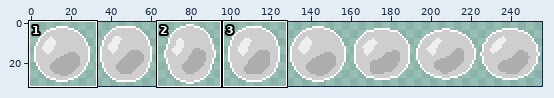
File history of a sprite sheet, Assets/Item/Bubble/Bubble_animation-Sheet.png. Above: a wide view before the commit, with the close-up outlined.
Close-up. As it was:
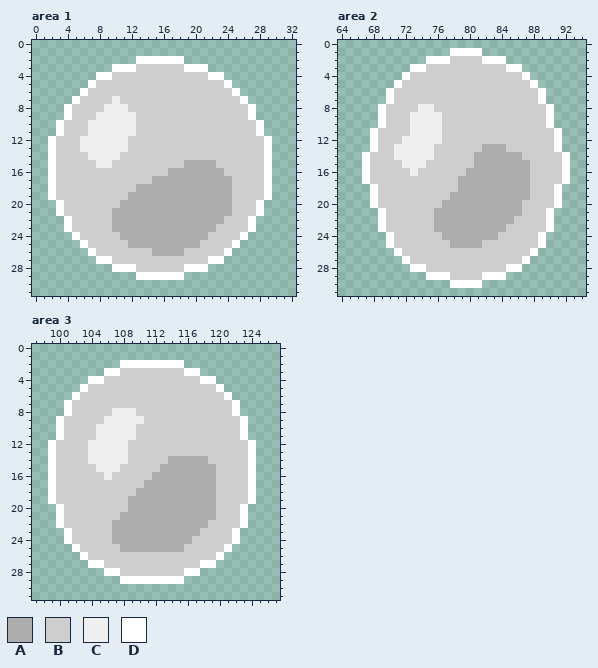
The file is 256x32 pixels. Shown: area 1: x 0..32, y 0..31; area 2: x 64..94, y 0..31; area 3: x 97..127, y 0..31. The commit also changed other parts of the picture, which this record leaves out.
Palette (. is transparent): A #adadad  B #cecece  C #efefef  D #ffffff
Pixels before, area 1, first column x 2:
 2 ...........DDDDDD...........
 3 ........DDDBBBBBBDDD........
 4 ......DDBBBBBBBBBBBBDD......
 5 .....DBBBBBBBBBBBBBBBBD.....
 6 ....DBBBBBBBBBBBBBBBBBBD....
 7 ...DBBBBCBBBBBBBBBBBBBBBD...
 8 ..DBBBBCCCBBBBBBBBBBBBBBBD..
 9 ..DBBBCCCCCBBBBBBBBBBBBBBD..
10 .DBBBCCCCCCBBBBBBBBBBBBBBBD.
11 .DBBBCCCCCCBBBBBBBBBBBBBBBD.
12 DBBBCCCCCCBBBBBBBBBBBBBBBBBD
13 DBBBCCCCCCBBBBBBBBBBBBBBBBBD
14 DBBBBCCCCBBBBBBBBBBBBBBBBBBD
15 DBBBBBCCBBBBBBBBBAAAABBBBBBD
16 DBBBBBBBBBBBBBBAAAAAAABBBBBD
17 DBBBBBBBBBBBBAAAAAAAAAABBBBD
18 DBBBBBBBBBBAAAAAAAAAAAABBBBD
19 DBBBBBBBBBAAAAAAAAAAAAABBBBD
20 .DBBBBBBBAAAAAAAAAAAAAABBBD.
21 .DBBBBBBAAAAAAAAAAAAAAABBBD.
22 ..DBBBBBAAAAAAAAAAAAAABBBD..
23 ..DBBBBBAAAAAAAAAAAAABBBBD..
24 ...DBBBBBAAAAAAAAAAABBBBD...
25 ....DBBBBBAAAAAAAAABBBBD....
26 .....DBBBBBBBAAAABBBBBD.....
27 ......DDBBBBBBBBBBBBDD......
28 ........DDDBBBBBBDDD........
29 ...........DDDDDD...........
Pixels before, area 2, first column x 67:
 1 ...........DDDD...........
 2 ........DDDBBBBDDD........
 3 ......DDBBBBBBBBBBDD......
 4 .....DBBBBBBBBBBBBBBD.....
 5 ....DBBBBBBBBBBBBBBBBD....
 6 ...DBBBBBBBBBBBBBBBBBBD...
 7 ...DBBBBBBBBBBBBBBBBBBD...
 8 ..DBBBBCCBBBBBBBBBBBBBBD..
 9 ..DBBBCCCCBBBBBBBBBBBBBD..
10 ..DBBBCCCCBBBBBBBBBBBBBD..
11 .DBBBBCCCCBBBBBBBBBBBBBBD.
12 .DBBBCCCCCBBBBBBBBBBBBBBD.
13 .DBBCCCCCBBBBBBAAABBBBBBD.
14 DBBBCCCCCBBBBBAAAAAABBBBBD
15 DBBBBCCCBBBBBBAAAAAAABBBBD
16 DBBBBBCBBBBBBAAAAAAAABBBBD
17 DBBBBBBBBBBBAAAAAAAAABBBBD
18 .DBBBBBBBBBBAAAAAAAAABBBD.
19 .DBBBBBBBBBAAAAAAAAAABBBD.
20 .DBBBBBBBBAAAAAAAAAABBBBD.
21 ..DBBBBBBAAAAAAAAAAABBBD..
22 ..DBBBBBBAAAAAAAAAABBBBD..
23 ..DBBBBBBAAAAAAAAABBBBBD..
24 ...DBBBBBBAAAAAAABBBBBD...
25 ...DBBBBBBBAAAABBBBBBBD...
26 ....DBBBBBBBBBBBBBBBBD....
27 .....DBBBBBBBBBBBBBBD.....
28 ......DDBBBBBBBBBBDD......
29 ........DDDBBBBDDD........
30 ...........DDDD...........
Pixels before, area 3, first column x 99:
 2 .........DDDDDDDD.........
 3 .......DDBBBBBBBBDD.......
 4 .....DDBBBBBBBBBBBBDD.....
 5 ....DBBBBBBBBBBBBBBBBD....
 6 ...DBBBBBBBBBBBBBBBBBBD...
 7 ..DBBBBBBBBBBBBBBBBBBBBD..
 8 ..DBBBBBCCCBBBBBBBBBBBBD..
 9 .DBBBBBCCCCCBBBBBBBBBBBBD.
10 .DBBBBCCCCCBBBBBBBBBBBBBD.
11 .DBBBBCCCCCBBBBBBBBBBBBBD.
12 DBBBBCCCCCBBBBBBBBBBBBBBBD
13 DBBBBCCCCCBBBBBBBBBBBBBBBD
14 DBBBBCCCCCBBBBBAAAAABBBBBD
15 DBBBBBCCCBBBBBAAAAAAABBBBD
16 DBBBBBBCBBBBBAAAAAAAABBBBD
17 DBBBBBBBBBBBAAAAAAAAABBBBD
18 DBBBBBBBBBBAAAAAAAAAABBBBD
19 DBBBBBBBBBAAAAAAAAAAABBBBD
20 .DBBBBBBBBAAAAAAAAAAABBBD.
21 .DBBBBBBBAAAAAAAAAAAABBBD.
22 .DBBBBBBAAAAAAAAAAAABBBBD.
23 ..DBBBBBAAAAAAAAAAABBBBD..
24 ..DBBBBBAAAAAAAAAABBBBBD..
25 ...DBBBBBAAAAAAAABBBBBD...
26 ....DBBBBBBBBBBBBBBBBD....
27 .....DDBBBBBBBBBBBBDD.....
28 .......DDBBBBBBBBDD.......
29 .........DDDDDDDD.........
Now the later version:
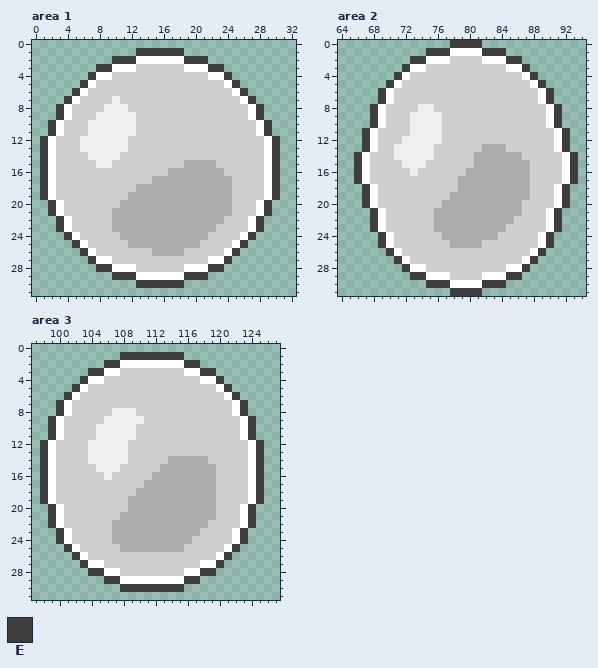
Colours new in this view: E #3e3e3e
Edits made:
Changed rows in their new state; - is an unchanged pixel.
Area 1:
first column x 1:
 1 ------------EEEEEE------------
 2 ---------EEE------EEE---------
 3 -------EE------------EE-------
 4 ------E----------------E------
 5 -----E------------------E-----
 6 ----E--------------------E----
 7 ---E----------------------E---
 8 --E------------------------E--
 9 --E------------------------E--
10 -E--------------------------E-
11 -E--------------------------E-
12 E----------------------------E
13 E----------------------------E
14 E----------------------------E
15 E----------------------------E
16 E----------------------------E
17 E----------------------------E
18 E----------------------------E
19 E----------------------------E
20 -E--------------------------E-
21 -E--------------------------E-
22 --E------------------------E--
23 --E------------------------E--
24 ---E----------------------E---
25 ----E--------------------E----
26 -----E------------------E-----
27 ------E----------------E------
28 -------EE------------EE-------
29 ---------EEE------EEE---------
30 ------------EEEEEE------------
Area 2:
first column x 66:
 0 ------------EEEE------------
 1 ---------EEE----EEE---------
 2 -------EE----------EE-------
 3 ------E--------------E------
 4 -----E----------------E-----
 5 ----E------------------E----
 6 ---E--------------------E---
 7 ---E--------------------E---
 8 --E----------------------E--
 9 --E----------------------E--
10 --E----------------------E--
11 -E------------------------E-
12 -E------------------------E-
13 -E------------------------E-
14 E--------------------------E
15 E--------------------------E
16 E--------------------------E
17 E--------------------------E
18 -E------------------------E-
19 -E------------------------E-
20 -E------------------------E-
21 --E----------------------E--
22 --E----------------------E--
23 --E----------------------E--
24 ---E--------------------E---
25 ---E--------------------E---
26 ----E------------------E----
27 -----E----------------E-----
28 ------E--------------E------
29 -------EE----------EE-------
30 ---------EEE----EEE---------
31 ------------EEEE------------
Area 3:
first column x 98:
 1 ----------EEEEEEEE----------
 2 --------EE--------EE--------
 3 ------EE------------EE------
 4 -----E----------------E-----
 5 ----E------------------E----
 6 ---E--------------------E---
 7 --E----------------------E--
 8 --E----------------------E--
 9 -E------------------------E-
10 -E------------------------E-
11 -E------------------------E-
12 E--------------------------E
13 E--------------------------E
14 E--------------------------E
15 E--------------------------E
16 E--------------------------E
17 E--------------------------E
18 E--------------------------E
19 E--------------------------E
20 -E------------------------E-
21 -E------------------------E-
22 -E------------------------E-
23 --E----------------------E--
24 --E----------------------E--
25 ---E--------------------E---
26 ----E------------------E----
27 -----E----------------E-----
28 ------EE------------EE------
29 --------EE--------EE--------
30 ----------EEEEEEEE----------
Boxes around the changes in both close-ups, in picture pixels (x1, y1, x2, y2):
added: (40, 48, 280, 288)
added: (354, 40, 578, 296)
added: (40, 352, 264, 592)
